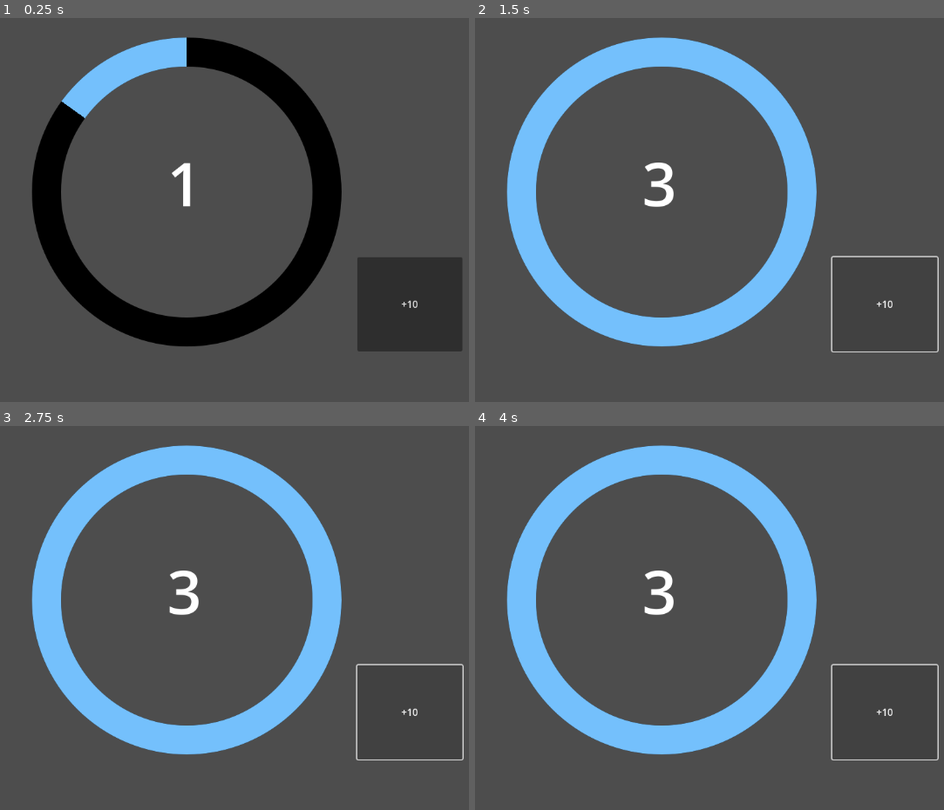
Above: before the commit, frames 1-4 (two rows, left to right).
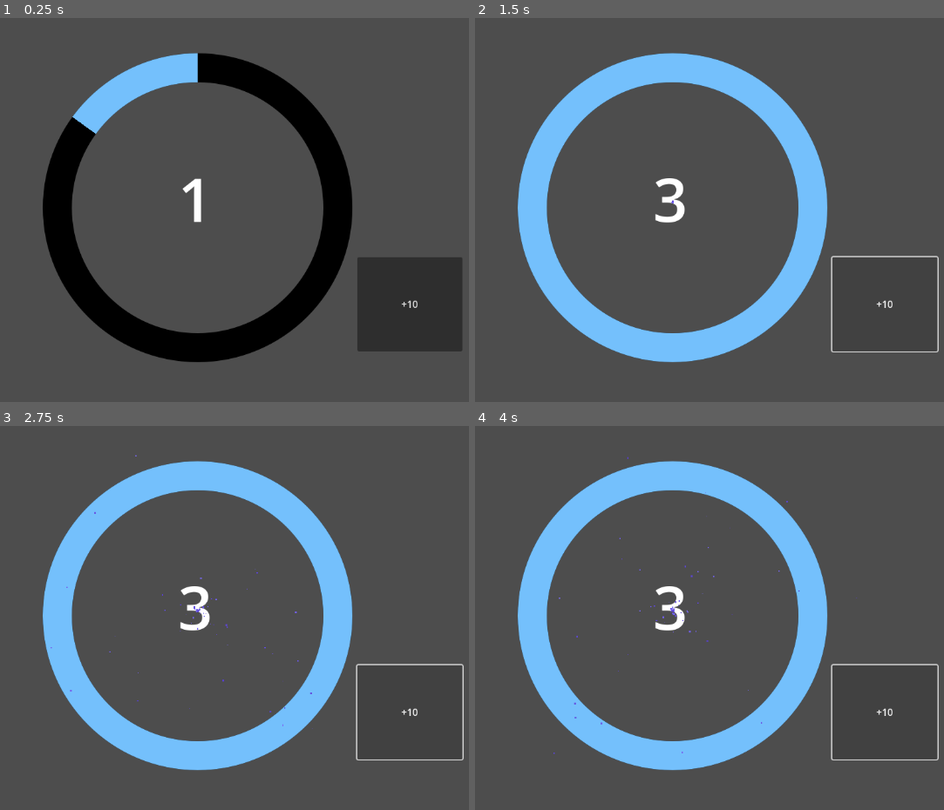
Above: after the commit, the same moments.

Repository: Miri-star/Disciplina-desenvolvimento-mobile-miriellen
Game: Godot game, scene res://Atividade17_Miriellen e Tiffany/atv 18.tscn
Two runs of this game, one before a commit and one after it. Both use one fixed random seed, a clock stepped at 60 frames per second and the inputs below. This scene is started directly instead of the project's main scene.
Inputs:
- Up to frame 1 (0.25 s): no input
- Up to frame 2 (1.5 s): click "+10" at 0.5 s; click "+10" at 1.25 s
- Up to frame 3 (2.75 s): click "+10" at 2 s
- Up to frame 4 (4 s): tap Enter at 2.75 s; tap Space at 3.5 s

The runs differ from the first frame. In frame 1, 13% of the frame differs, in the area x 6-76%, y 4-90%; in frame 2, 13%; in frame 3, 13%; in frame 4, 13%, in the area x 6-82%, y 4-90%.

Commit message:
Atividade 21

Diff:
--- /dev/null
+++ b/Atividade2/Atividade 21.tscn
@@ -0,0 +1,3 @@
+[gd_scene format=3 uid="uid://cafu1ec88ov3x"]
+
+[node name="Atividade21" type="Node2D"]
--- a/Atividade2/Atividade17_Miriellen e Tiffany/atv 18.tscn
+++ b/Atividade2/Atividade17_Miriellen e Tiffany/atv 18.tscn
@@ -1,8 +1,21 @@
-[gd_scene load_steps=4 format=3 uid="uid://bvtyd6up7uh6"]
+[gd_scene load_steps=7 format=3 uid="uid://bvtyd6up7uh6"]
 
 [ext_resource type="Script" uid="uid://djkfwxdaaqo46" path="res://Atividade17_Miriellen e Tiffany/atv_18.gd" id="1_wbb0a"]
 [ext_resource type="Texture2D" uid="uid://05tq651xswy5" path="res://Atividade17_Miriellen e Tiffany/circle-regular-full.svg" id="2_r7tix"]
 [ext_resource type="Texture2D" uid="uid://dtdc7lxrl4485" path="res://Atividade17_Miriellen e Tiffany/azul.svg" id="3_7p8ox"]
+
+[sub_resource type="Curve" id="Curve_wbb0a"]
+_limits = [-360.0, 360.0, 0.0, 1.0]
+_data = [Vector2(0, 1), 0.0, 0.0, 0, 0, Vector2(0.721591, 360), 0.0, 0.0, 0, 0]
+point_count = 2
+
+[sub_resource type="Curve" id="Curve_r7tix"]
+_limits = [-200.0, 200.0, 0.0, 1.0]
+_data = [Vector2(0, 1), 0.0, 0.0, 0, 0, Vector2(0.895028, 200), 0.0, 0.0, 0, 0, Vector2(1, 1), 0.0, 0.0, 0, 0]
+point_count = 3
+
+[sub_resource type="Gradient" id="Gradient_7p8ox"]
+colors = PackedColorArray(0.70795, 0.566528, 0.863281, 1, 1, 1, 1, 1)
 
 [node name="Atv18" type="Control"]
 layout_mode = 3
@@ -19,10 +32,10 @@
 
 [node name="TextureProgressBar" type="TextureProgressBar" parent="."]
 layout_mode = 0
-offset_left = -9623.0
-offset_top = -2860.0
-offset_right = -8983.0
-offset_bottom = -2220.0
+offset_left = -9605.0
+offset_top = -2834.0
+offset_right = -8965.0
+offset_bottom = -2194.0
 value = 15.0
 fill_mode = 5
 texture_under = ExtResource("2_r7tix")
@@ -35,10 +48,31 @@
 offset_right = 553.0
 offset_bottom = 557.0
 scale = Vector2(0.5, 0.5)
+theme_override_colors/font_color = Color(1, 1, 1, 1)
 theme_override_font_sizes/font_size = 200
 text = "1"
 horizontal_alignment = 1
 vertical_alignment = 1
+
+[node name="GPUParticles2D" type="CPUParticles2D" parent="TextureProgressBar"]
+position = Vector2(320, 311)
+emitting = false
+amount = 100
+fixed_fps = 30
+draw_order = 1
+emission_shape = 3
+emission_rect_extents = Vector2(1, 1)
+gravity = Vector2(0, 0)
+angular_velocity_curve = SubResource("Curve_wbb0a")
+linear_accel_min = 5.94
+linear_accel_max = 9.9
+linear_accel_curve = SubResource("Curve_r7tix")
+radial_accel_min = -1.98
+radial_accel_max = 19.8
+scale_amount_min = 0.0
+scale_amount_max = 3.0
+color = Color(0.485542, 0.431885, 0.953125, 1)
+color_initial_ramp = SubResource("Gradient_7p8ox")
 
 [node name="Button" type="Button" parent="."]
 layout_mode = 0
--- a/Atividade2/Atividade17_Miriellen e Tiffany/atv_18.gd
+++ b/Atividade2/Atividade17_Miriellen e Tiffany/atv_18.gd
@@ -4,9 +4,6 @@
 func _on_timer_timeout() -> void:
 	$TextureProgressBar.value +=1
 	pass # Replace with function body.
-
-
-
 func _on_button_pressed() -> void:
 
 	$TextureProgressBar.value +=50
@@ -18,4 +15,5 @@
 		$TextureProgressBar/Label.text = str(nível)
 		$TextureProgressBar.max_value = $TextureProgressBar.max_value *1.1
 		$TextureProgressBar.max_value = 0
+		$TextureProgressBar/GPUParticles2D.emitting = true
 	pass #Replace with function body.
Binary file added: Atividade2/Atividade17_Miriellen e Tiffany/a.jpg
Not shown, added: Atividade2/Atividade17_Miriellen e Tiffany/a.jpg.import
